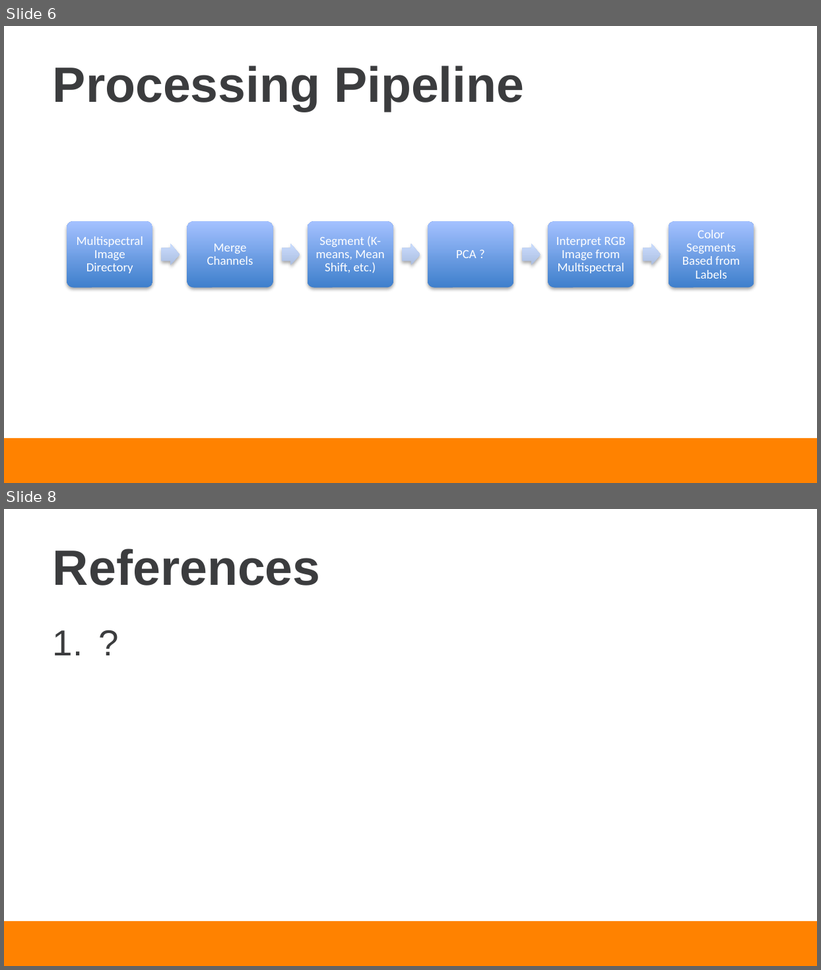
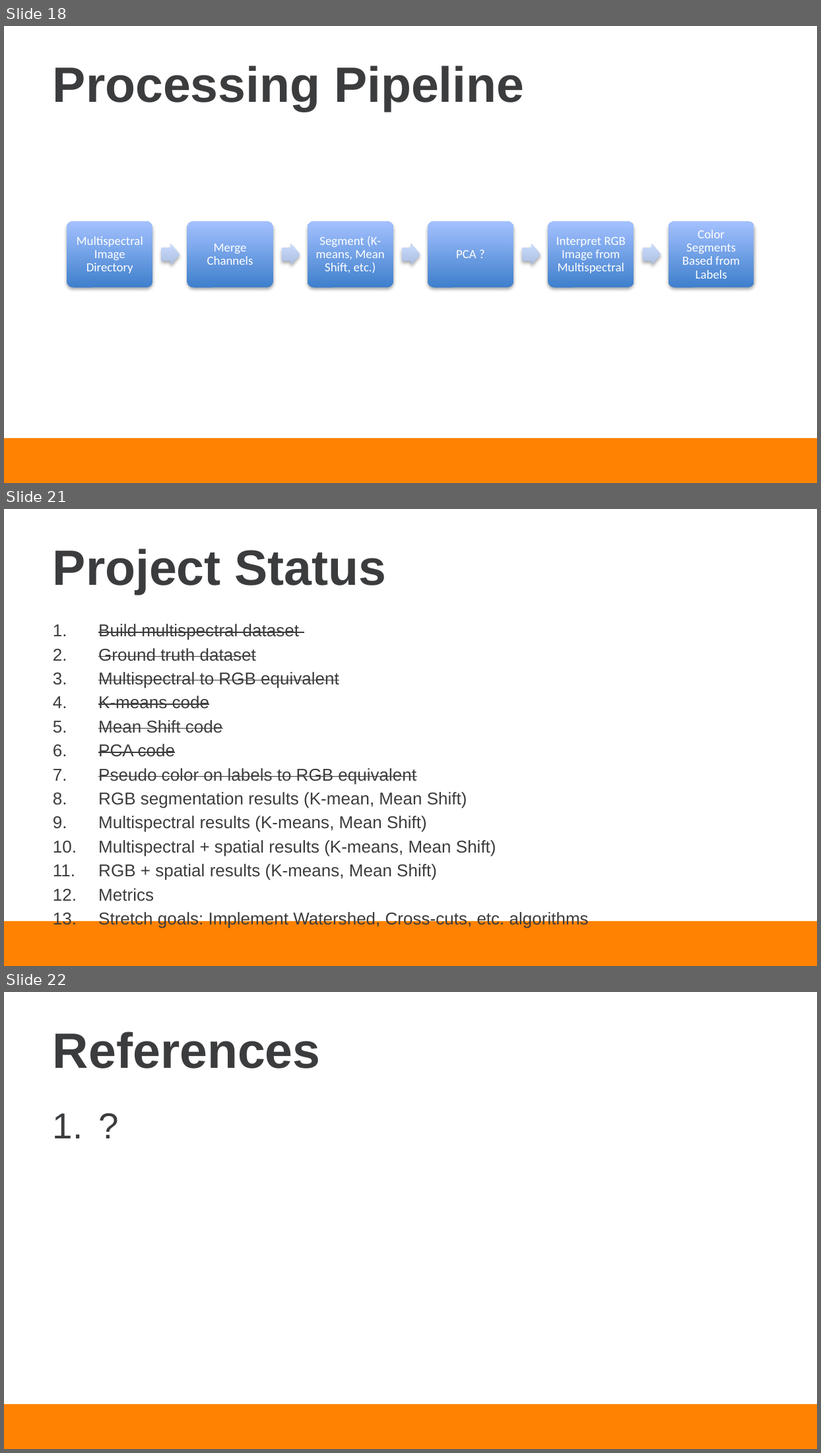
Before and after one commit to dcc3/ECE491_Final_Project, a slide deck: Documentation/Cornett_Leach_Presentation.pptx. Shown one above the other, each under a label of ours: slides 6 and 8 before the commit, slides 18, 21 and 22 after it; the slides between them are not shown. The pictures are 821x970 and 821x1453 pixels, drawn with LibreOffice and Linux fonts; fonts in the diff are those of the drawing; background and template pictures are left out. Boxes give left, top, right and bottom in pixels: in the first picture for what was removed or moved away, otherwise in the second. Text is boxed around its words. In the diff, an @@ line names an element or a change of style, - is before the commit and + after.

```diff
--- a/Documentation/Cornett_Leach_Presentation.pptx
+++ b/Documentation/Cornett_Leach_Presentation.pptx
@@ slide 21 added at bbox=[4, 509, 817, 966], background #FFFFFF; not listed: 1 template element that a slide beside it also shows @@
@@ title added at bbox=[53, 549, 387, 594], 44 pt, text #3B3C3E, bold @@
+Project Status
@@ text added at bbox=[98, 624, 589, 929], 15.2 pt, text #3B3C3E @@
+1. Build multispectral dataset
+2. Ground truth dataset
+3. Multispectral to RGB equivalent
+4. K-means code
+5. Mean Shift code
+6. PCA code
+7. Pseudo color on labels to RGB equivalent
+8. RGB segmentation results (K-mean, Mean Shift)
+9. Multispectral results (K-means, Mean Shift)
+10. Multispectral + spatial results (K-means, Mean Shift)
+11. RGB + spatial results (K-means, Mean Shift)
+12. Metrics
+13. Stretch goals: Implement Watershed, Cross-cuts, etc. algorithms
@@ what was slide 6 is now slide 18 @@
@@ what was slide 8 is now slide 22 @@
```
Also in this commit, not shown: 2 slides changed, 16 other slides added, 2 slides removed, 22 other files.
